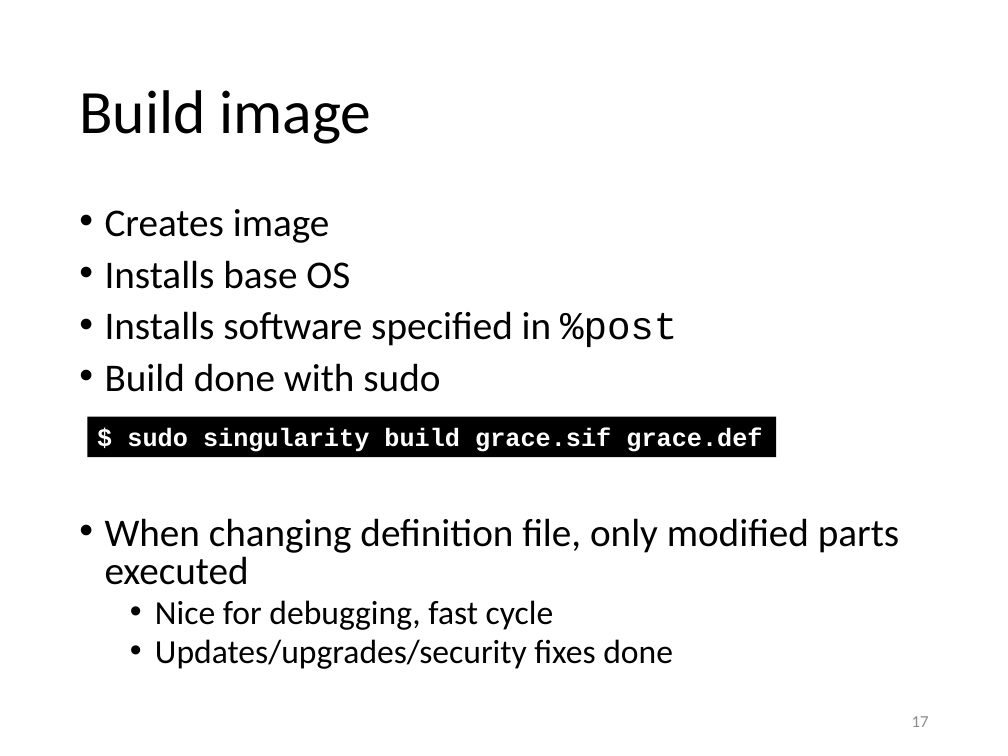
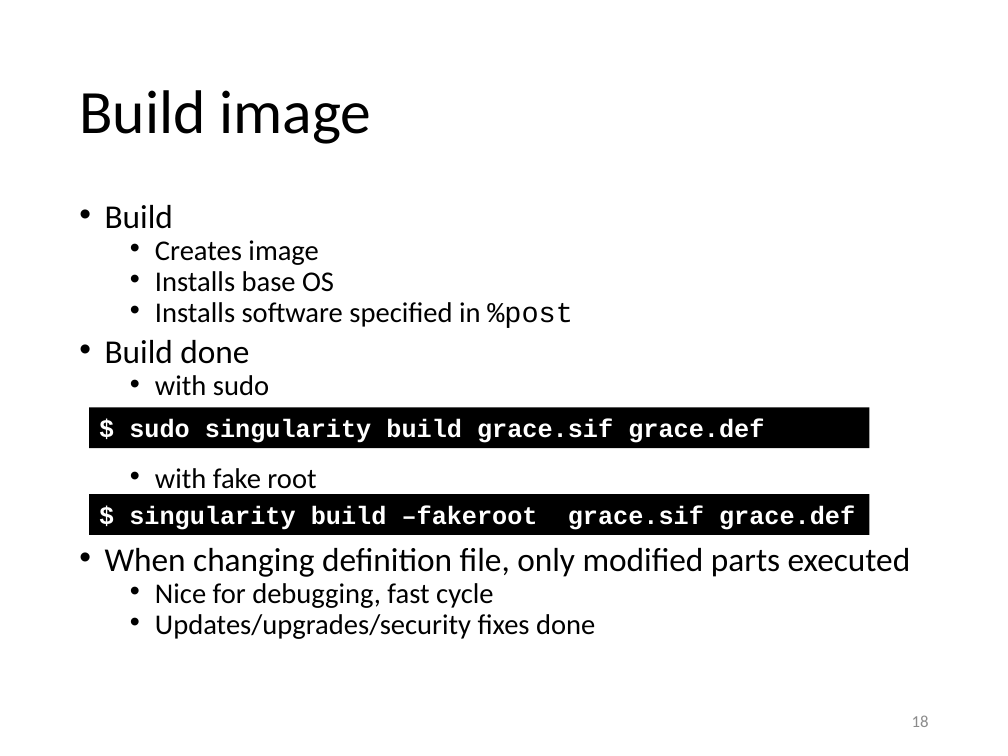
Before and after one commit to gjbex/Containers-for-HPC, a slide deck: slide 18 of singularity.pptx (slide 17 before the commit). Drawn at 1008x756 pixels with LibreOffice and Linux fonts; fonts in the diff are those of the drawing. Boxes give left, top, right and bottom in pixels: in the first picture for what was removed or moved away, otherwise in the second. Text is boxed around its words. In the diff, an @@ line names an element or a change of style, - is before the commit and + after.

```diff
--- a/singularity.pptx
+++ b/singularity.pptx
@@ text at (x1=105, y1=205, x2=173, y2=229): paragraph added @@
+• Build
@@ text at (x1=105, y1=240, x2=911, y2=639): size 28 to 20.4 pt in "Creates image", "Installs base OS", "Installs software specified in %post"; size 28 to 23.8 pt in "When changing definition file, only modified parts ..."; size 24 to 20.4 pt in "Nice for debugging, fast cycle", "Updates/upgrades/security fixes done"; list level 1 to 2 in "Creates image"; line spacing 0.8 to 0.7; list level 1 to 2 in "Installs base OS"; list level 1 to 2 in "Installs software specified in %post" @@
@@ text at (x1=105, y1=340, x2=316, y2=495): text changed; size 28 to 20.4 pt @@
-• Build done with sudo
+• Build done
+  • with sudo
+  • with fake root
@@ rectangle "$ sudo singularity build grace.sif ..." resized from (x1=88, y1=416, x2=777, y2=457) to (x1=89, y1=407, x2=869, y2=448) @@
@@ rectangle added at (x1=89, y1=494, x2=869, y2=534), fill #000000, 18 pt, text #FFFFFF, bold @@
+$ singularity build –fakeroot grace.sif grace.def
@@ page number at (x1=912, y1=715, x2=929, y2=727): text changed @@
-17
+18
```
Also in this commit, not shown: 1 other slide changed, 1 slide added.
